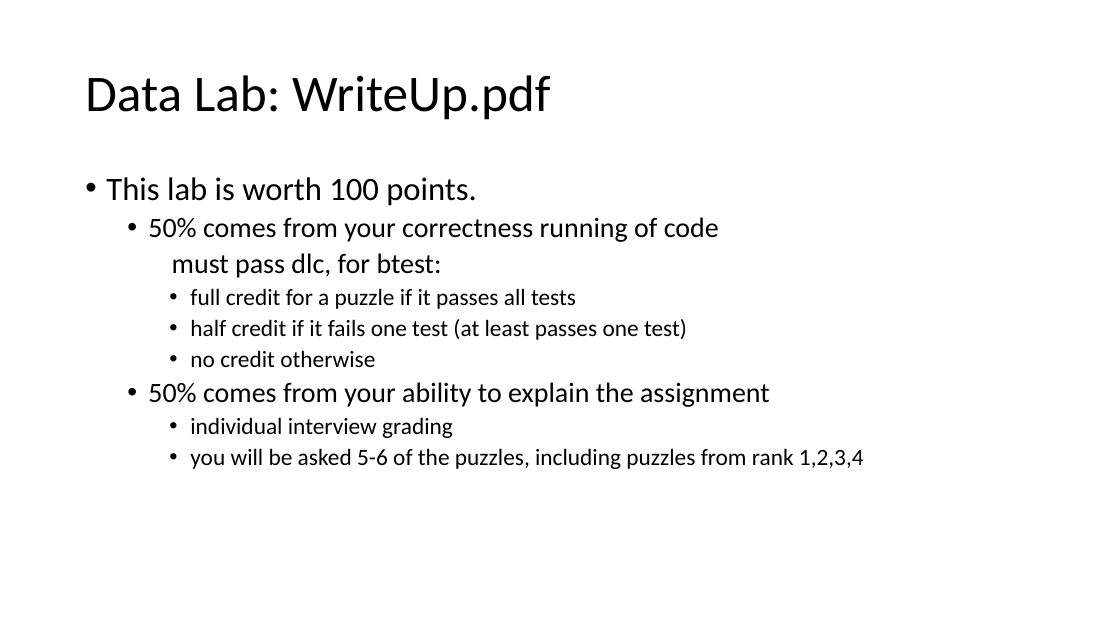
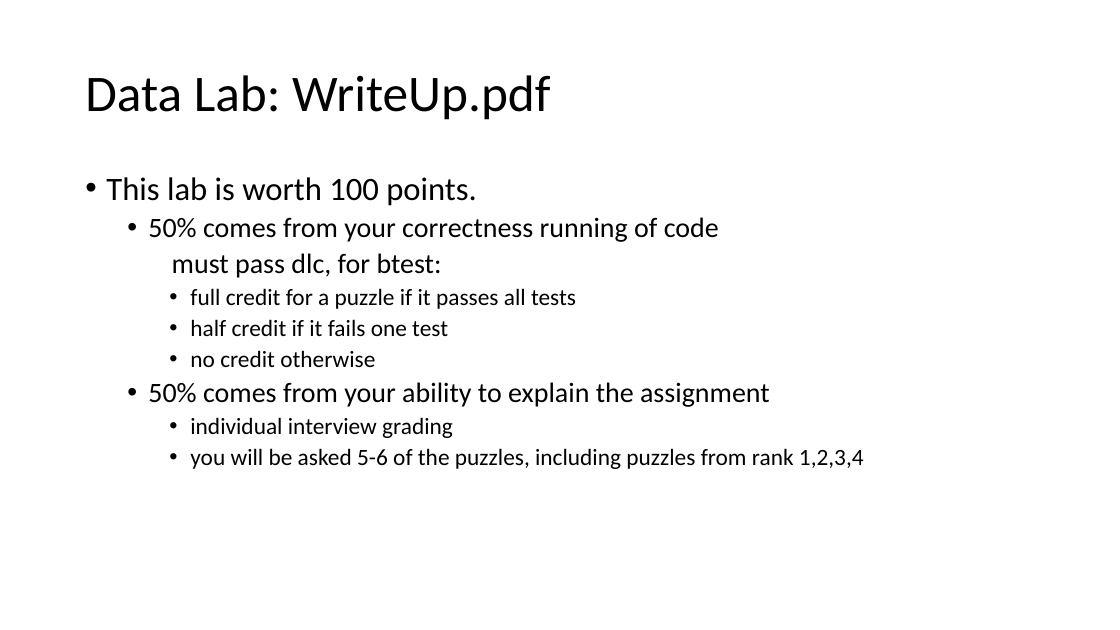
Before and after one commit to shensimeteor/CSCI2400_recitations, a slide deck: slide 10 of datalab_slides_si.pptx. Drawn at 1120x630 pixels with LibreOffice and Linux fonts; fonts in the diff are those of the drawing. Boxes give left, top, right and bottom in pixels: in the first picture for what was removed or moved away, otherwise in the second. Text is boxed around its words. In the diff, an @@ line names an element or a change of style, - is before the commit and + after.

Commit message:
slight modifications

```diff
--- a/datalab_slides_si.pptx
+++ b/datalab_slides_si.pptx
@@ text at [190, 319, 448, 336]: text changed @@
-    • half credit if it fails one test (at least passes one test)
+    • half credit if it fails one test
```
